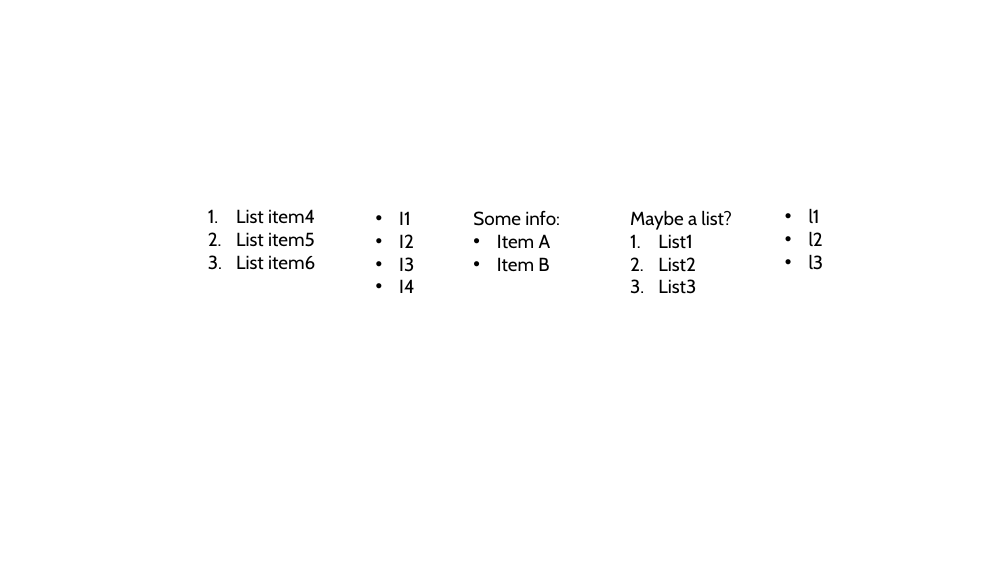
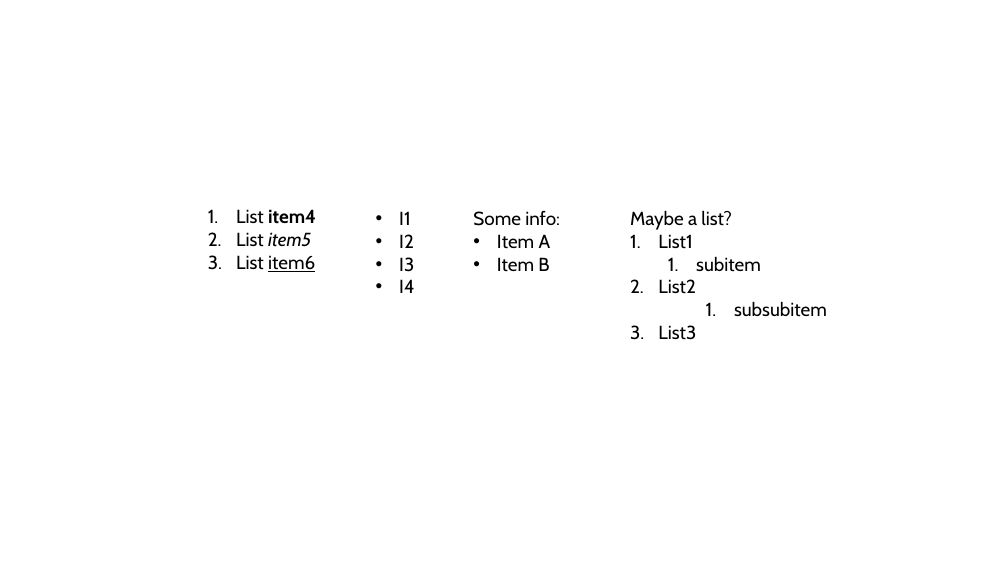
Before and after one commit to ttanyan/DocMindLens, a slide deck: slide 3 of mineru/model/pptx/powerpoint_sample.pptx. Drawn at 1008x567 pixels with LibreOffice and Linux fonts; fonts in the diff are those of the drawing. Boxes give left, top, right and bottom in pixels: in the first picture for what was removed or moved away, otherwise in the second. Text is boxed around its words. In the diff, an @@ line names an element or a change of style, - is before the commit and + after.

```diff
--- a/mineru/model/pptx/powerpoint_sample.pptx
+++ b/mineru/model/pptx/powerpoint_sample.pptx
@@ text "List item4" at <box>236,209,316,272</box>: bold on in "item4"; italic on in "item5"; underline on in "item6" @@
@@ text removed at <box>809,208,824,270</box> @@
-• l1
-• l2
-• l3
@@ text at <box>696,256,761,272</box>: paragraph added @@
+  1. subitem
@@ text at <box>734,301,827,317</box>: paragraph added @@
+    1. subsubitem
```
Also in this commit, not shown: 4 other files.
